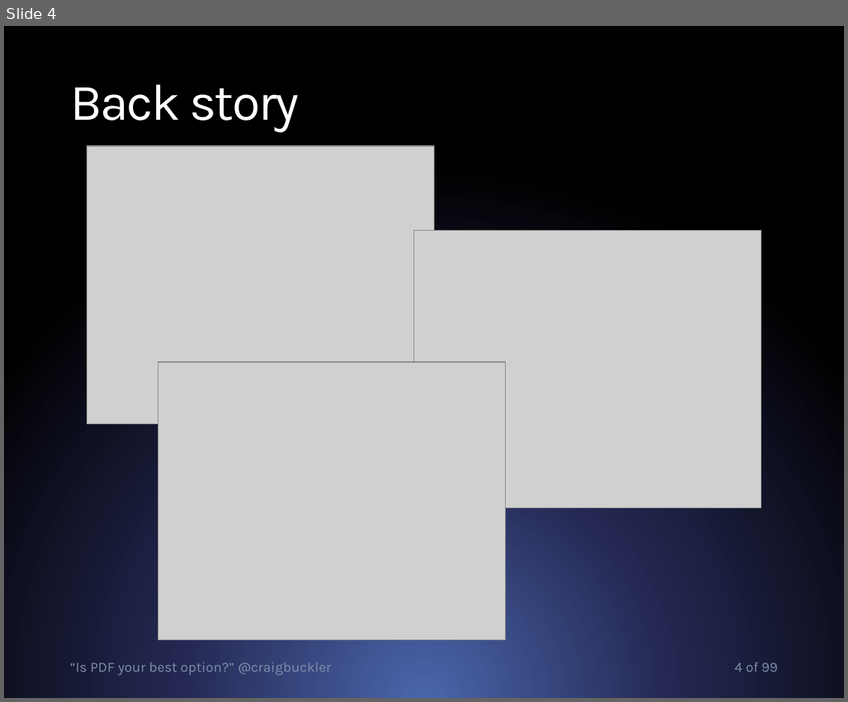
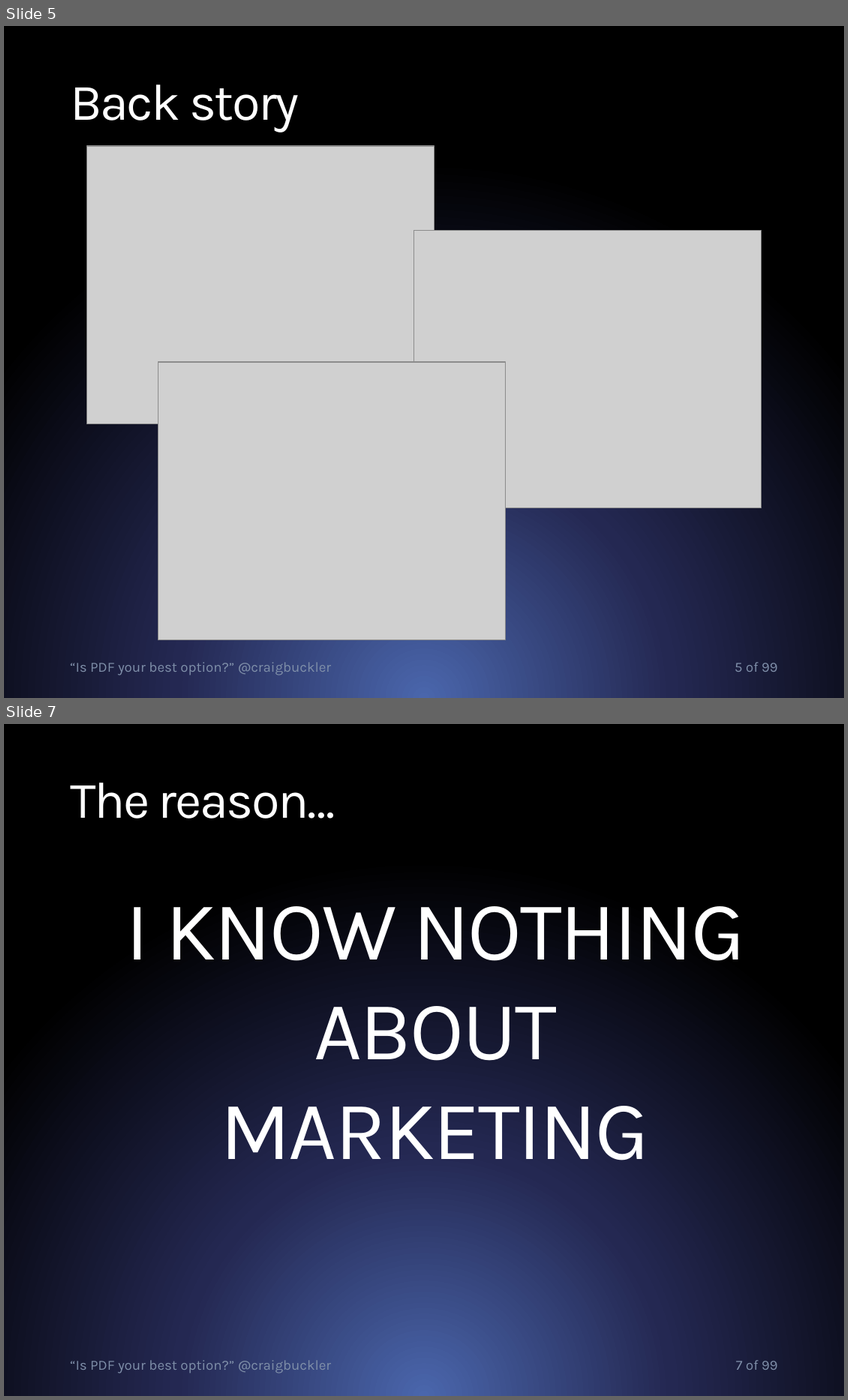
Before and after one commit to craigbuckler/html5-export, a slide deck: craigbuckler-pdf-html.pptx. Shown one above the other, each under a label of ours: slide 4 before the commit, slides 5 and 7 after it; the slides between them are not shown. The pictures are 848x702 and 848x1400 pixels, drawn with LibreOffice and Linux fonts; fonts in the diff are those of the drawing; grey boxes stand for pictures. Boxes give left, top, right and bottom in pixels: in the first picture for what was removed or moved away, otherwise in the second. Text is boxed around its words. In the diff, an @@ line names an element or a change of style, - is before the commit and + after.

```diff
--- a/craigbuckler-pdf-html.pptx
+++ b/craigbuckler-pdf-html.pptx
@@ slide 7 added at (4, 724, 844, 1396), background gradient #4A66AC to #242852 to #000000 @@
@@ title added at (70, 782, 336, 818), 44.3 pt, text #FFFFFF @@
+The reason…
@@ text added at (126, 906, 745, 1160), 72 pt, text #FFFFFF @@
+I KNOW NOTHING ABOUT MARKETING
@@ text added at (70, 1360, 331, 1374), 12.1 pt, text #7F8FA9 @@
+“Is PDF your best option?” @craigbuckler
@@ page number added at (736, 1360, 778, 1370), 12.1 pt, text #7F8FA9 @@
+7 of 99
@@ what was slide 4 is now slide 5 @@
@@ page number at (734, 662, 778, 672): text changed @@
-4 of 99
+5 of 99
```
Also in this commit, not shown: 1 slide changed, 7 other slides added, 3 other files.
